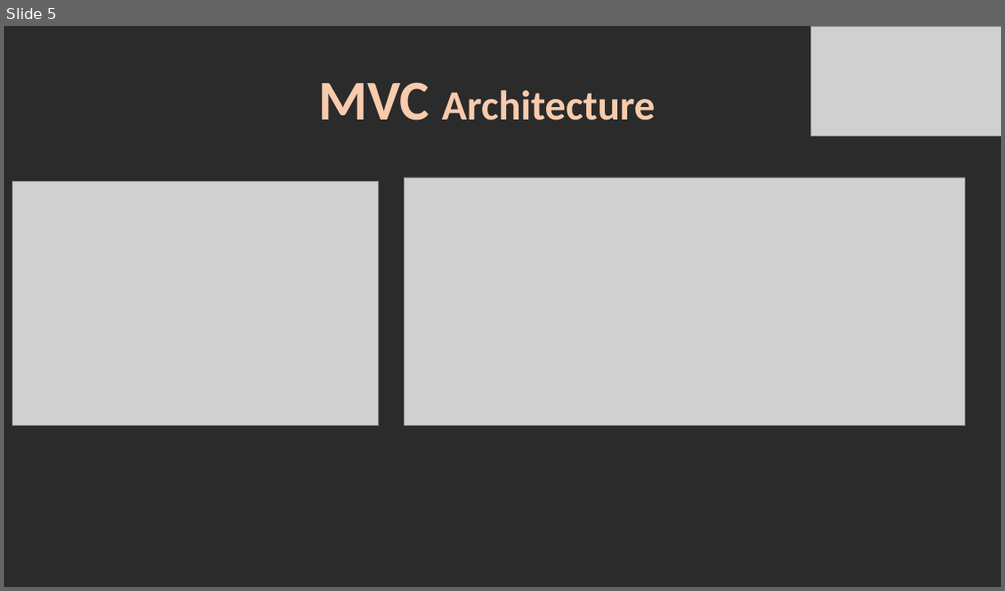
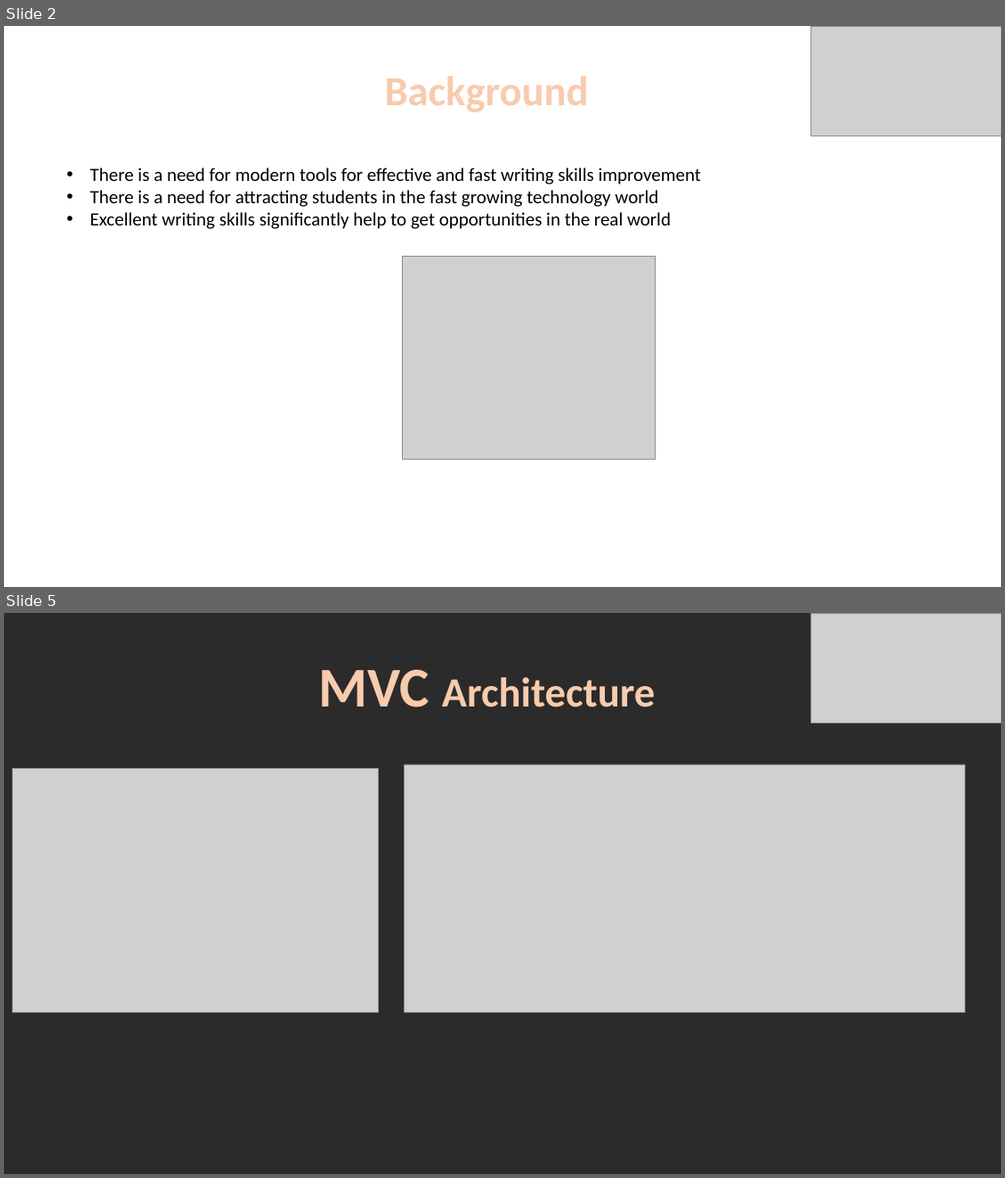
Before and after one commit to roypillar/Michtava, a slide deck: Michtava - Presentation.pptx. Shown one above the other, each under a label of ours: slide 5 before the commit, slides 2 and 5 after it; the slides between them are not shown. The pictures are 1005x591 and 1005x1178 pixels, drawn with LibreOffice and Linux fonts; fonts in the diff are those of the drawing; grey boxes stand for pictures; background and template pictures are left out; a plain dark background stands for a picture behind light text. Boxes give left, top, right and bottom in pixels: in the first picture for what was removed or moved away, otherwise in the second. Text is boxed around its words. In the diff, an @@ line names an element or a change of style, - is before the commit and + after.

```diff
--- a/Michtava - Presentation.pptx
+++ b/Michtava - Presentation.pptx
@@ slide 2 added at <box>4,26,1001,587</box>, background picture (left out) @@
@@ picture added at <box>811,26,1001,136</box> @@
@@ text added at <box>385,76,589,112</box>, 40 pt, text #F8CBAD, bold @@
+Background
@@ text added at <box>90,168,701,229</box>, 18 pt, text #000000 @@
+• There is a need for modern tools for effective and fast writing skills improvement
+• There is a need for attracting students in the fast growing technology world
+• Excellent writing skills significantly help to get opportunities in the real world
@@ picture added at <box>403,257,655,459</box> @@
```
Also in this commit, not shown: 1 slide changed, 2 other slides added, 3 slides removed.
